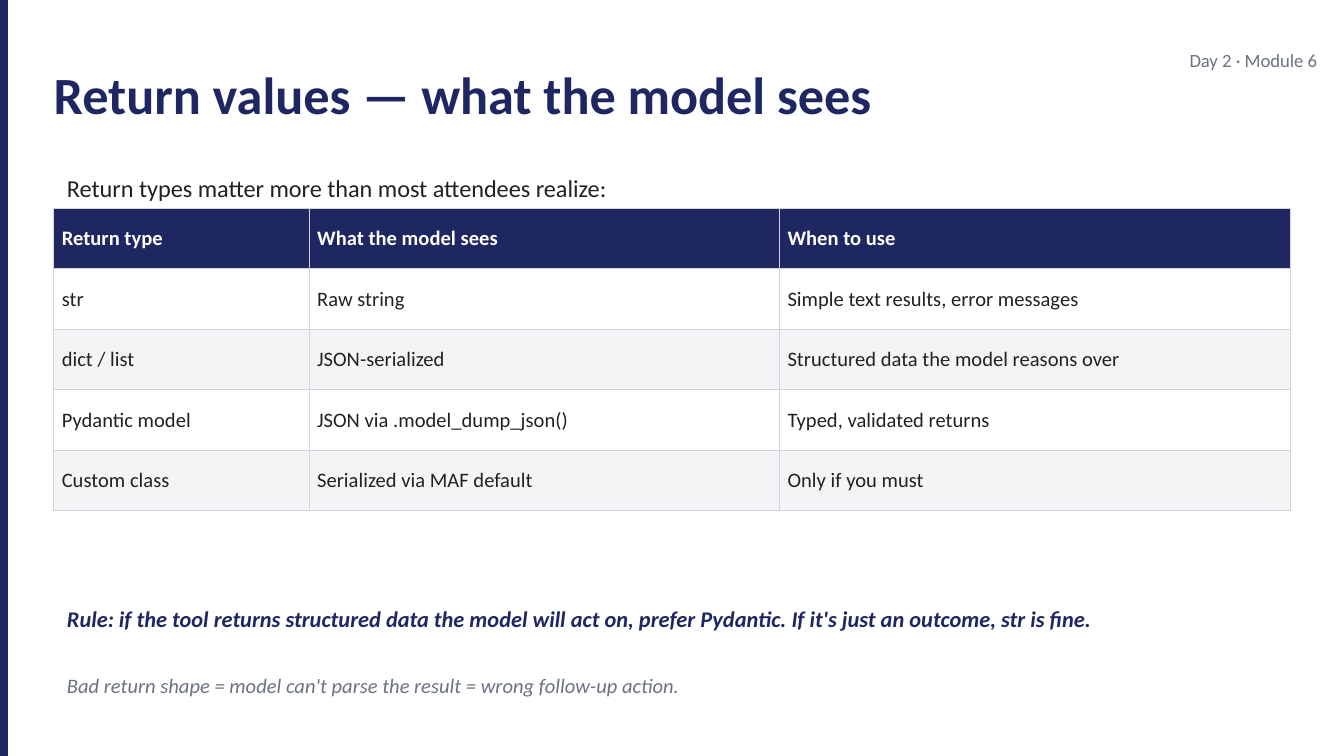
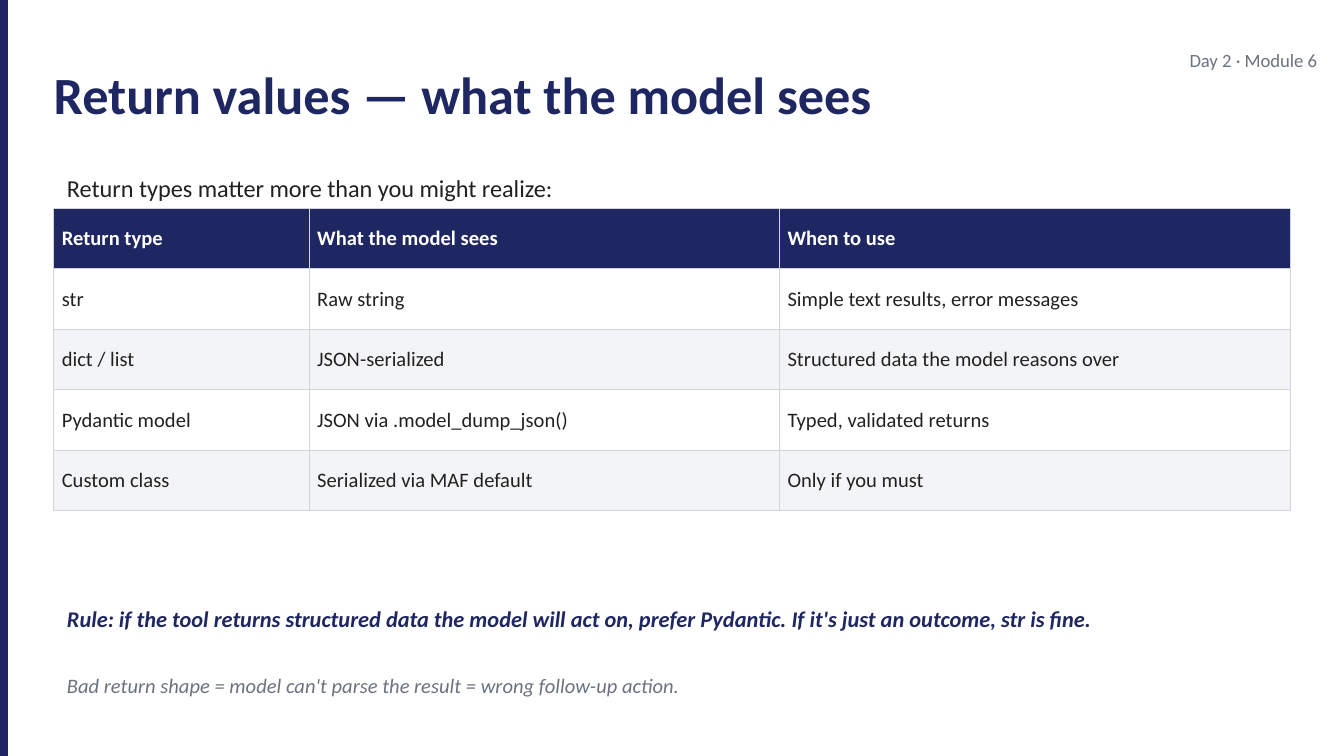
Before and after one commit to JimPiquant/Building-AI-Apps-and-Agents, a slide deck: slide 10 of decks/day2/module-6-authoring-tools.pptx. Drawn at 1344x756 pixels with LibreOffice and Linux fonts; fonts in the diff are those of the drawing. Boxes give left, top, right and bottom in pixels: in the first picture for what was removed or moved away, otherwise in the second. Text is boxed around its words. In the diff, an @@ line names an element or a change of style, - is before the commit and + after.

```diff
--- a/decks/day2/module-6-authoring-tools.pptx
+++ b/decks/day2/module-6-authoring-tools.pptx
@@ text at <box>67,180,552,201</box>: text changed @@
-Return types matter more than most attendees realize:
+Return types matter more than you might realize:
```
Also in this commit, not shown: 1 other slide changed, 25 other files.
